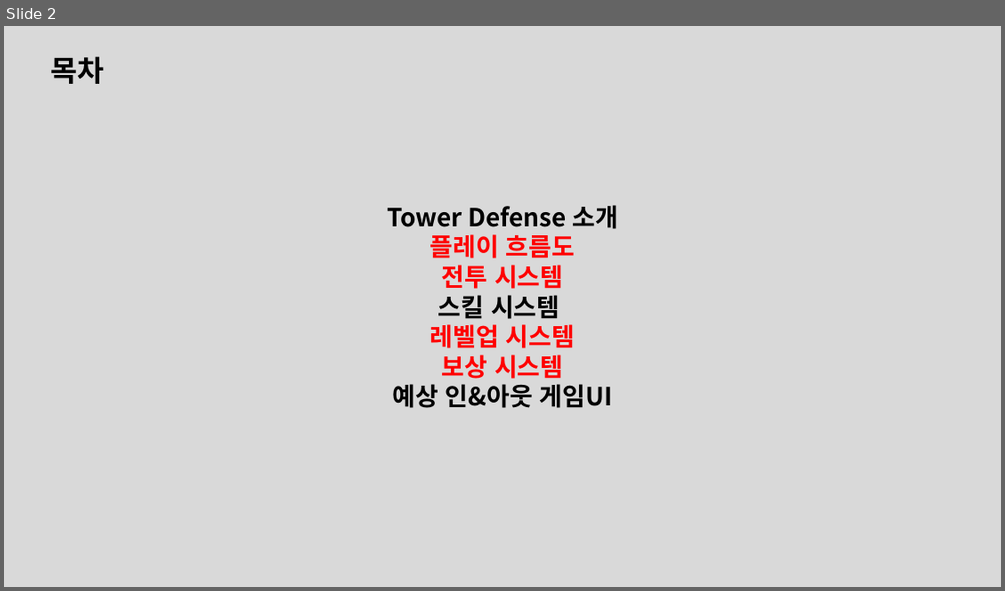
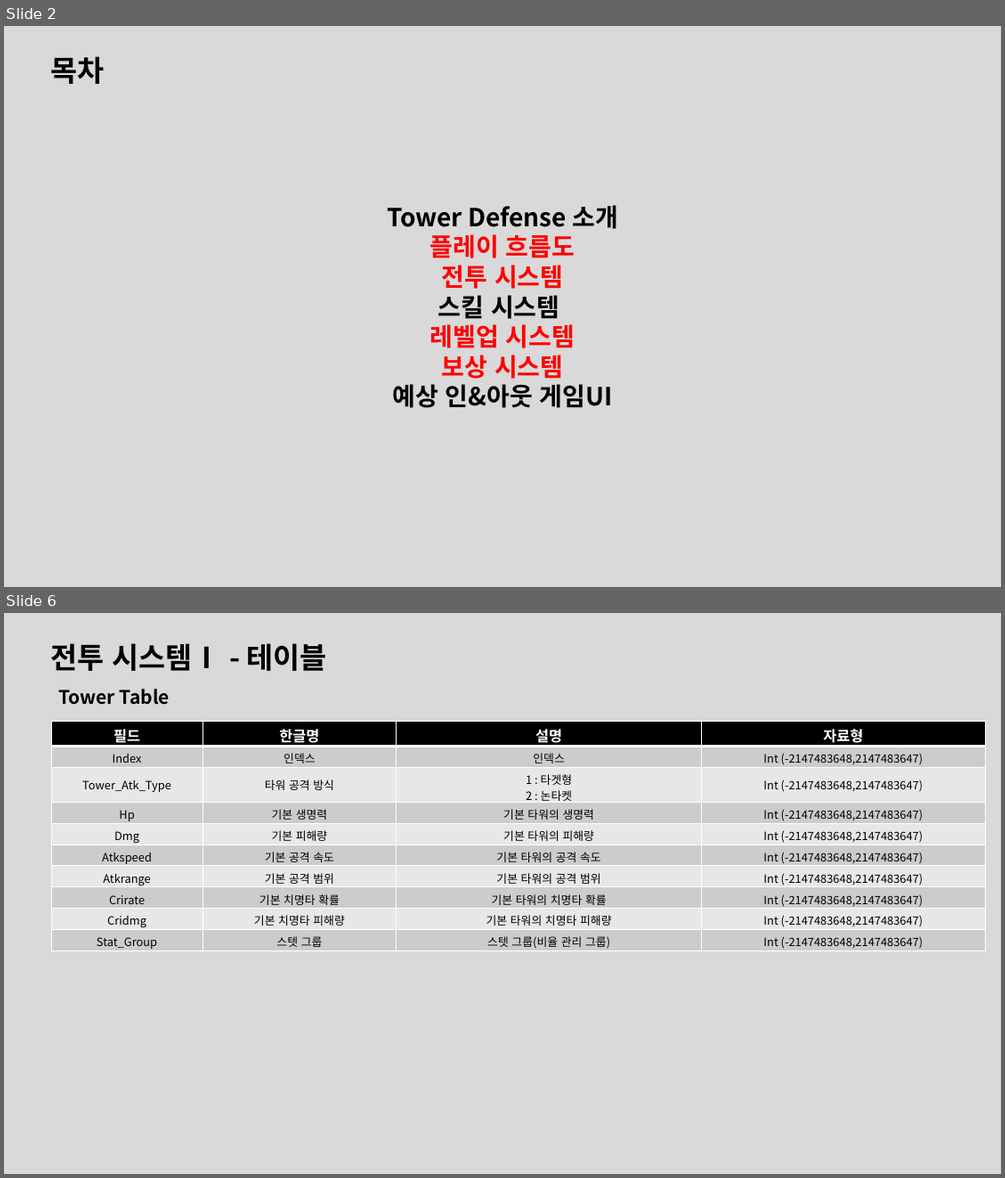
Before and after one commit to leejaepyeong/ProjectB, a slide deck: 기획서/Tower Defense.pptx. Shown one above the other, each under a label of ours: slide 2 before the commit, slides 2 and 6 after it; the slides between them are not shown. The pictures are 1005x591 and 1005x1178 pixels, drawn with LibreOffice and Linux fonts; fonts in the diff are those of the drawing. Boxes give left, top, right and bottom in pixels: in the first picture for what was removed or moved away, otherwise in the second. Text is boxed around its words. In the diff, an @@ line names an element or a change of style, - is before the commit and + after.

Commit message:
테이블 수정 및 기획서 추가 보완
테이블 수정 및 기획서 추가 보완

```diff
--- a/기획서/Tower Defense.pptx
+++ b/기획서/Tower Defense.pptx
@@ slide 6 added at (4,613,1001,1174), background #D9D9D9 @@
@@ text added at (50,643,327,671), 28 pt, text #000000, bold @@
+전투 시스템Ⅰ - 테이블
@@ text added at (58,689,170,705), 18 pt, text #000000, bold @@
+Tower Table
@@ table added at (51,721,985,952), 10 rows, 4 columns @@
+필드 | 한글명 | 설명 | 자료형
+Index | 인덱스 | 인덱스 | Int (-2147483648,2147483647)
+Tower_Atk_Type | 타워 공격 방식 | 1 : 타겟형 / 2 : 논타켓 | Int (-2147483648,2147483647)
+Hp | 기본 생명력 | 기본 타워의 생명력 | Int (-2147483648,2147483647)
+Dmg | 기본 피해량 | 기본 타워의 피해량 | Int (-2147483648,2147483647)
+Atkspeed | 기본 공격 속도 | 기본 타워의 공격 속도 | Int (-2147483648,2147483647)
+Atkrange | 기본 공격 범위 | 기본 타워의 공격 범위 | Int (-2147483648,2147483647)
+Crirate | 기본 치명타 확률 | 기본 타워의 치명타 확률 | Int (-2147483648,2147483647)
+Cridmg | 기본 치명타 피해량 | 기본 타워의 치명타 피해량 | Int (-2147483648,2147483647)
+Stat_Group | 스텟 그룹 | 스텟 그룹(비율 관리 그룹) | Int (-2147483648,2147483647)
```
Also in this commit, not shown: 5 slides changed, 5 other slides added, 4 other files.
